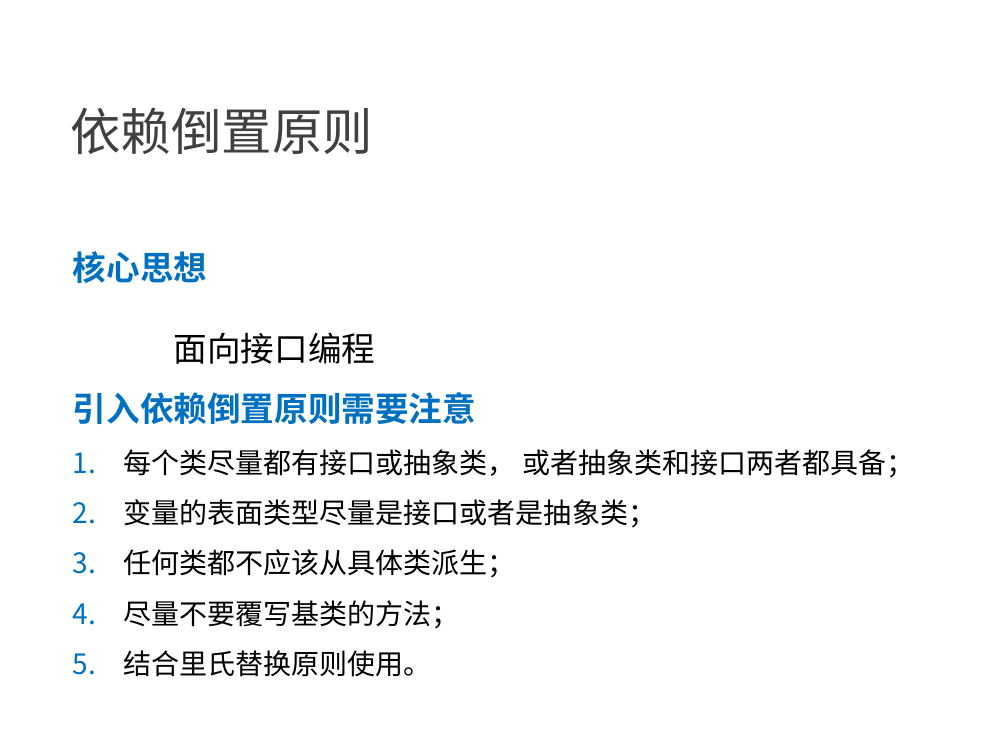
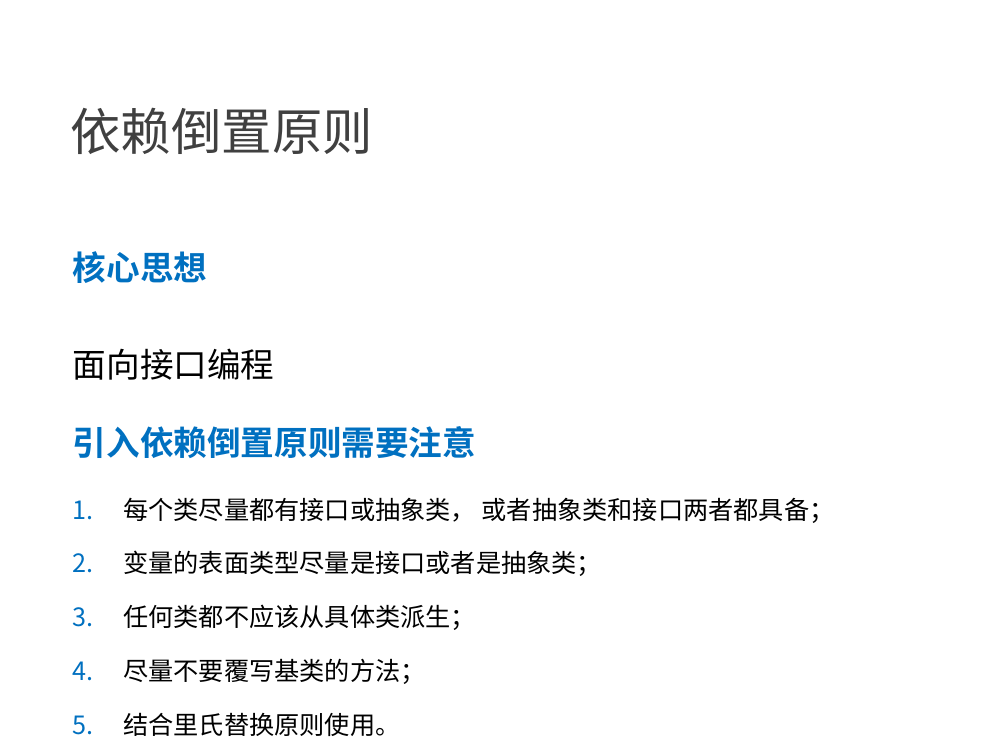
Before and after one commit to NewGr8Player/My-PPT, a slide deck: slide 20 of Design pattern/23种设计模式详解.pptx. Drawn at 1008x756 pixels with LibreOffice and Linux fonts; fonts in the diff are those of the drawing. Boxes give left, top, right and bottom in pixels: in the first picture for what was removed or moved away, otherwise in the second. Text is boxed around its words. In the diff, an @@ line names an element or a change of style, - is before the commit and + after.

```diff
--- a/Design pattern/23种设计模式详解.pptx
+++ b/Design pattern/23种设计模式详解.pptx
@@ text "核心思想" at (73,251,835,736): size 20 to 18 pt in "每个类尽量都有接口或抽象类， 或者抽象类和接口两者都具备；", "变量的表面类型尽量是接口或者是抽象类；", "任何类都不应该从具体类派生；", "尽量不要覆写基类的方法；" and 1 more places; more space between paragraphs @@
```
Also in this commit, not shown: 27 other slides changed.
